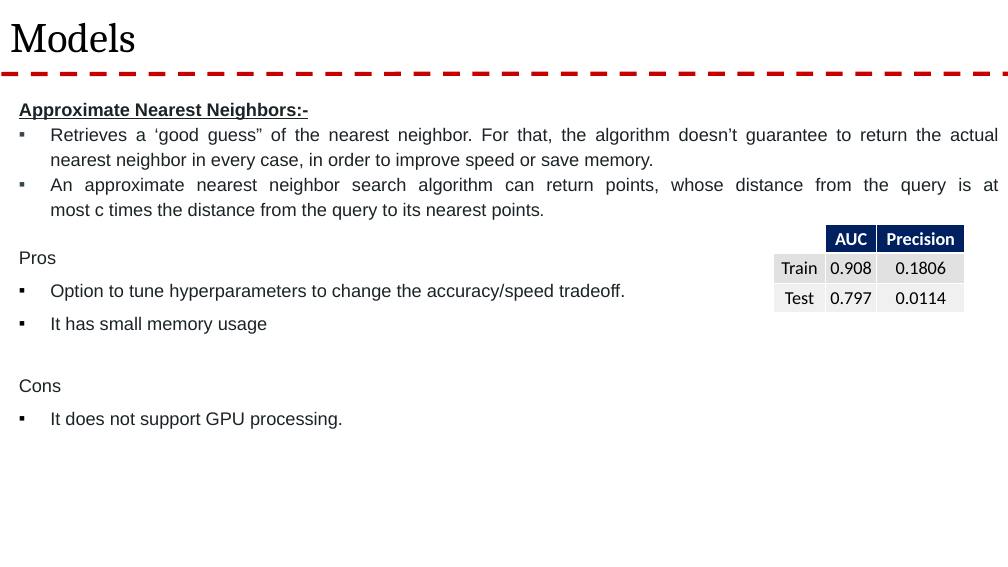
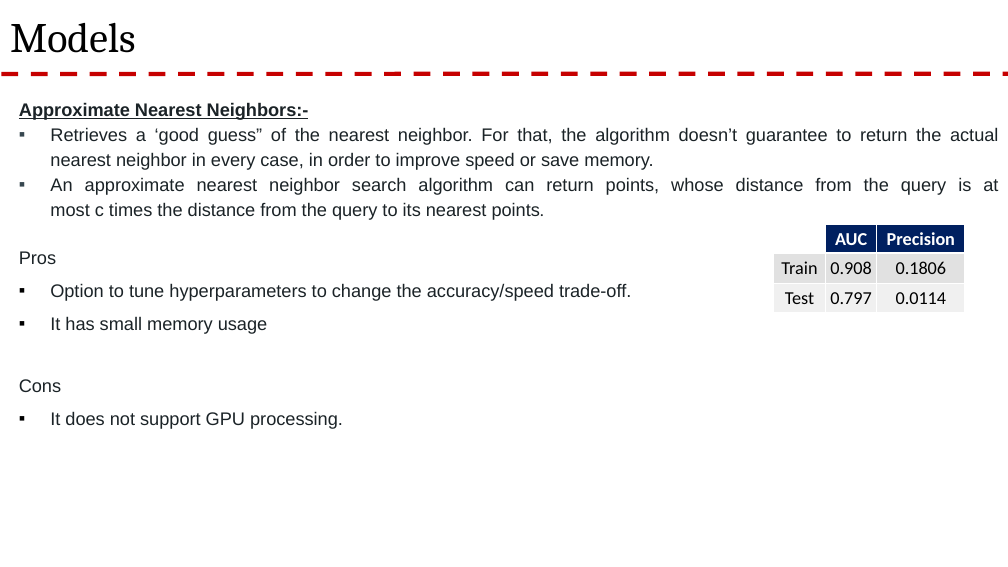
Before and after one commit to rnair7163/Restaurant-Recommendation-System-using-Yelp-Dataset, a slide deck: slide 17 of PPT/Yelp Presentation.pptx (slide 16 before the commit). Drawn at 1008x567 pixels with LibreOffice and Linux fonts; fonts in the diff are those of the drawing; background and template pictures are left out. Boxes give left, top, right and bottom in pixels: in the first picture for what was removed or moved away, otherwise in the second. Text is boxed around its words. In the diff, an @@ line names an element or a change of style, - is before the commit and + after.

```diff
--- a/PPT/Yelp Presentation.pptx
+++ b/PPT/Yelp Presentation.pptx
@@ text in rectangle at box(50, 283, 631, 301): text changed @@
-▪ Option to tune hyperparameters to change the accuracy/speed tradeoff.
+▪ Option to tune hyperparameters to change the accuracy/speed trade-off.
```
Also in this commit, not shown: 3 other slides changed, 2 slides added.
